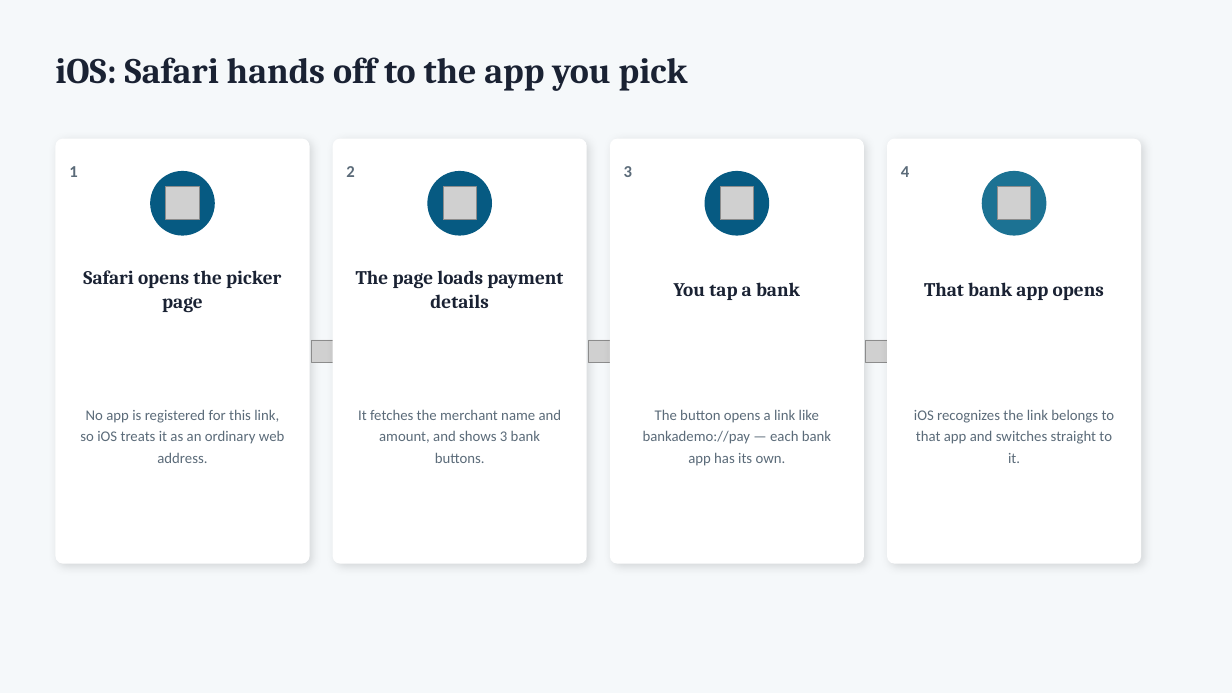
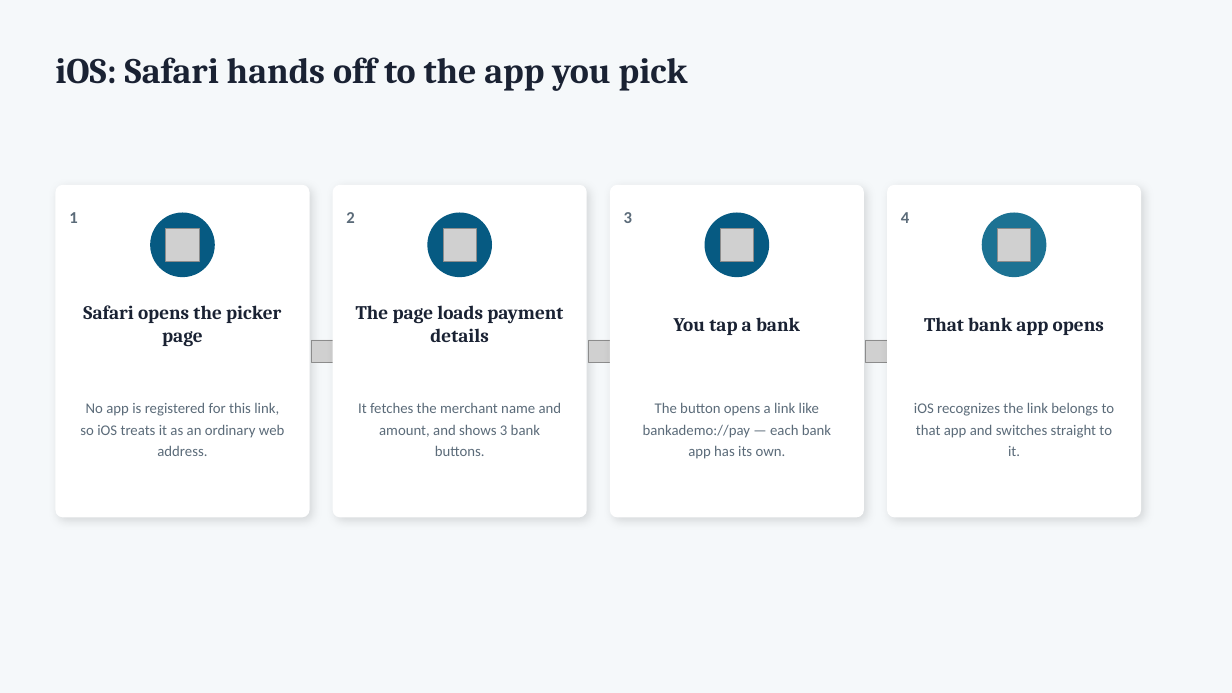
Before and after one commit to deandrehaijielim-commits/sgqr-deep-link-demo, a slide deck: slide 5 of SGQR_Deep_Linking_Simulation.pptx. Drawn at 1232x693 pixels with LibreOffice and Linux fonts; fonts in the diff are those of the drawing; grey boxes stand for pictures. Boxes give left, top, right and bottom in pixels: in the first picture for what was removed or moved away, otherwise in the second. Text is boxed around its words. In the diff, an @@ line names an element or a change of style, - is before the commit and + after.

Commit message:
Fix deck: correct bank brand colors, reduce whitespace, fix icon contrast

```diff
--- a/SGQR_Deep_Linking_Simulation.pptx
+++ b/SGQR_Deep_Linking_Simulation.pptx
@@ rounded rectangle: place and size @@
-rounded rectangle at [55, 139, 310, 564]
+rounded rectangle at [55, 185, 310, 518]
@@ rounded rectangle: place and size @@
-rounded rectangle at [333, 139, 587, 564]
+rounded rectangle at [333, 185, 587, 518]
@@ rounded rectangle: place and size @@
-rounded rectangle at [610, 139, 864, 564]
+rounded rectangle at [610, 185, 864, 518]
@@ picture removed at [720, 187, 753, 220] @@
@@ rounded rectangle: place and size @@
-rounded rectangle at [887, 139, 1141, 564]
+rounded rectangle at [887, 185, 1141, 518]
@@ 4 texts: place and size @@
-4 texts at [69, 166, 909, 177]
+4 texts at [69, 212, 909, 223]
@@ picture added at [720, 228, 753, 262] @@
@@ 4 ellipses, 3 pictures: place and size @@
-4 ellipses, 3 pictures at [150, 171, 1046, 236]
+4 ellipses, 3 pictures at [150, 213, 1046, 277]
@@ text "Safari opens the picker page": place and size @@
-text "Safari opens the picker page" at [83, 270, 281, 313]
+text "Safari opens the picker page" at [83, 305, 281, 347]
@@ text "The page loads payment details": place and size @@
-text "The page loads payment details" at [356, 270, 563, 308]
+text "The page loads payment details" at [356, 305, 563, 342]
@@ text "You tap a bank": place and size @@
-text "You tap a bank" at [674, 282, 800, 300]
+text "You tap a bank" at [674, 317, 800, 335]
@@ text "That bank app opens": place and size @@
-text "That bank app opens" at [924, 282, 1104, 300]
+text "That bank app opens" at [924, 317, 1104, 335]
@@ text "No app is registered for ...": place and size @@
-text "No app is registered for ..." at [80, 409, 285, 463]
+text "No app is registered for ..." at [80, 402, 285, 456]
@@ text "It fetches the merchant name ...": place and size @@
-text "It fetches the merchant name ..." at [358, 409, 562, 463]
+text "It fetches the merchant name ..." at [358, 402, 562, 456]
@@ text "The button opens a link ...": place and size @@
-text "The button opens a link ..." at [643, 409, 831, 466]
+text "The button opens a link ..." at [643, 402, 831, 459]
@@ text "iOS recognizes the link belongs ...": place and size @@
-text "iOS recognizes the link belongs ..." at [914, 409, 1115, 463]
+text "iOS recognizes the link belongs ..." at [914, 402, 1115, 456]
```
Also in this commit, not shown: 7 other slides changed.
